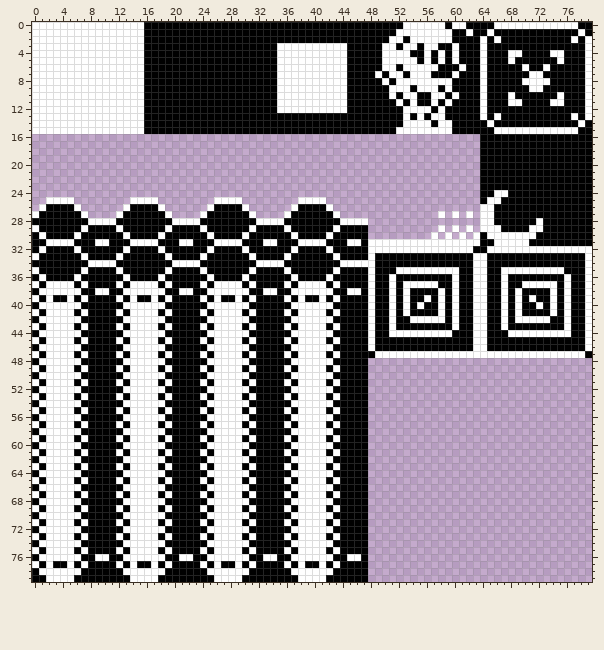
One commit to this sprite sheet: source/assets/example-table-16-16.png. The picture above is the old version.
The file is 80x80 pixels.
The same view after the edit:
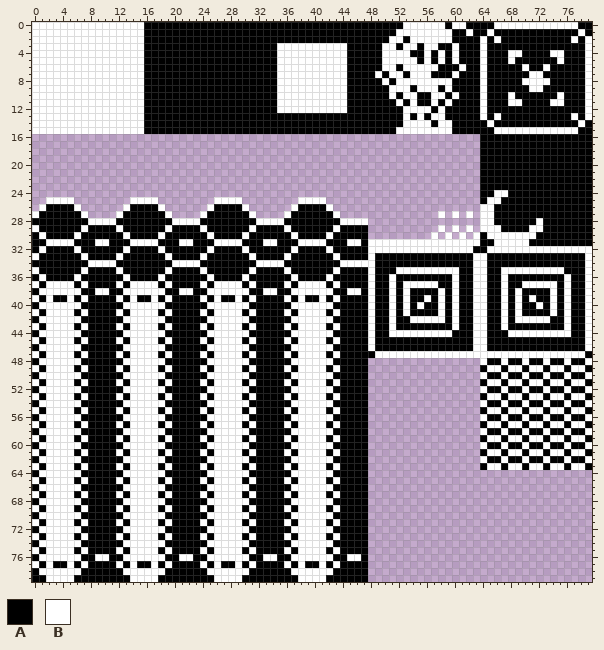
Palette (. is transparent): A #000000  B #ffffff
Diff:
@@ x 62..79 @@
 47 BBBBBBBBBBBBBBBBBA
-48 ..................
-49 ..................
-50 ..................
-51 ..................
-52 ..................
-53 ..................
-54 ..................
-55 ..................
-56 ..................
-57 ..................
-58 ..................
-59 ..................
-60 ..................
-61 ..................
-62 ..................
-63 ..................
+48 ..BAABAABAABAABAAB
+49 ..ABBABBABBABBABBA
+50 ..BAABAABAABAABAAB
+51 ..ABBABBABBABBABBA
+52 ..BAABAABAABAABAAB
+53 ..ABBABBABBABBABBA
+54 ..BAABAABAABAABAAB
+55 ..ABBABBABBABBABBA
+56 ..BAABAABAABAABAAB
+57 ..ABBABBABBABBABBA
+58 ..BAABAABAABAABAAB
+59 ..ABBABBABBABBABBA
+60 ..BAABAABAABAABAAB
+61 ..ABBABBABBABBABBA
+62 ..BAABAABAABAABAAB
+63 ..ABBABBABBABBABBA
 64 ..................
Where, in picture pixels (left, top, right, bottom), the same in both pictures:
added: (480, 358, 592, 470)
